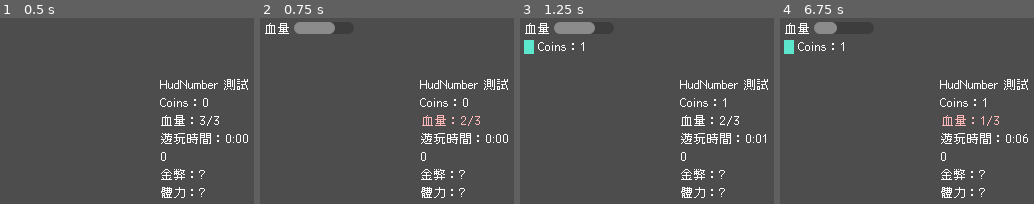
Above: before the commit, frames 1-4 (left to right).
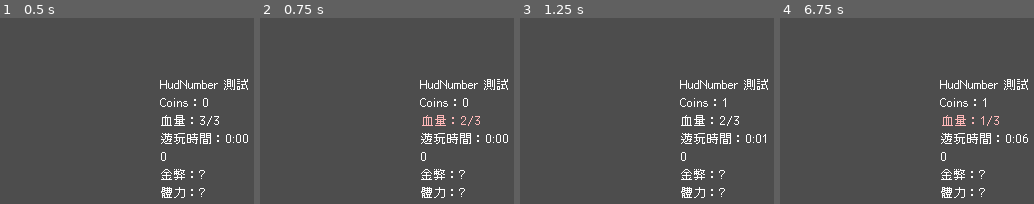
Above: after the commit, the same moments.

Repository: NTUT-NGDC/2D-Platformer-Template
Game: Godot game, scene res://tests/ui/HudNumberTest.tscn
Two runs of this game, one before a commit and one after it. Both use one fixed random seed, a clock stepped at 60 frames per second and the inputs below. This scene is started directly instead of the project's main scene. Sound files missing from this copy of the repository are replaced by a short silence.
Inputs (mouse positions are in pixels of both pictures, inside the frame that each line leads up to):
- Up to frame 1 (0.5 s): no input
- Up to frame 2 (0.75 s): tap Enter at 0.5 s; move the mouse to (outside the picture) at 0.52 s; hold Right (move_right) from 0.53 s (still down); tap H at 0.6 s; click (outside the picture) at 0.67 s
- Up to frame 3 (1.25 s): keep holding Right (move_right); tap Space (jump) at 0.77 s; tap C at 0.8 s
- Up to frame 4 (6.75 s): release Right (move_right) at 1.25 s; tap R (restart) at 1.25, 2, 2.75, 3.5, 5 s; drag from (924, 166) to (outside the picture) at 1.27 s; move the mouse to (outside the picture) at 2.02 s; hold Left (move_left) 2.03-2.75 s; tap K at 2.1 s; click (outside the picture) at 2.17 s; tap G at 2.3 s; drag from (outside the picture) to (876, 112) at 2.77 s; move the mouse to (outside the picture) at 3.52 s; hold Right (move_right) 3.53-4.25 s; tap T at 3.6 s; click (outside the picture) at 3.67 s; tap Space (jump) at 3.77 s; tap Y at 3.8 s; drag from (876, 112) to (947, 84) at 4.27 s; move the mouse to (outside the picture) at 5.02 s; hold Right (move_right) 5.03-5.75 s; tap U at 5.1 s; click (outside the picture) at 5.17 s; tap L at 5.3 s; drag from (947, 84) to (924, 166) at 5.77 s; move the mouse to (outside the picture) at 6.52 s; hold Left (move_left) from 6.53 s (still down); tap H at 6.6 s; click (outside the picture) at 6.67 s

Frame 1 is identical in both runs. In frame 2, 1.2% of the frame differs, in the area x 1-30%, y 2-9%; in frame 3, 1.7%, in the area x 1-30%, y 2-20%; in frame 4, 1.2%.

Commit message:
U173 HudTemplate 範本（血量條＋金幣）；StatsHud 改用範本、照原本規則出現，學員 HUD 認領的列讓位（claims_changed）；學員 HUD 直接拖進關卡（接法 B），同一種畫面放兩個時編輯器與執行時警告；HudNumber「只有名字」；認領換位置不放掉；HudTemplateTest
Co-Authored-By: Claude Opus 5.5 <noreply@anthropic.com>

Diff:
--- a/autoload/HudData.gd
+++ b/autoload/HudData.gd
@@ -13,6 +13,8 @@
 const TIMELINE := "時間軸"        # Timeline 公開（場景裡第一個時間軸的秒數）
 
 signal source_changed(source_name: String)
+# 有來源被認領或放掉時發出，預設 HUD 用它決定哪幾列要讓位
+signal claims_changed
 
 var _values: Dictionary = {}      # 來源名稱 -> float
 var _max_values: Dictionary = {}  # 來源名稱 -> float，0 代表沒有上限
@@ -66,19 +68,23 @@
 func get_source_names() -> Array:
 	return _values.keys()
 
-# 學員的 HUD 零件認領一個來源，表示「這個我來顯示」；零件離開場景時自動放掉
+# 學員的 HUD 零件認領一個來源，表示「這個我來顯示」；零件真的離開場景時自動放掉
+# （只是換位置，例如 UIRoot 自己移進 CanvasLayer，不算離開）
 func claim(source_name: String, by: Node) -> void:
 	var owners: Array = _claims.get(source_name, [])
 	if by in owners:
 		return
 	owners.append(by)
 	_claims[source_name] = owners
-	by.tree_exiting.connect(_release.bind(source_name, by), CONNECT_ONE_SHOT)
+	var on_exit := _on_claimer_exiting.bind(source_name, by)
+	if not by.tree_exiting.is_connected(on_exit):
+		by.tree_exiting.connect(on_exit)
+	claims_changed.emit()
 
 # 這個來源有沒有被學員的 HUD 認領，預設 UI 顯示前先問這個，被認領的就不顯示
 func is_claimed(source_name: String) -> bool:
 	for n in _claims.get(source_name, []):
-		if is_instance_valid(n):
+		if is_instance_valid(n) and n.is_inside_tree():
 			return true
 	return false
 
@@ -96,7 +102,14 @@
 func _on_player_died() -> void:
 	publish(DEATHS, get_value(DEATHS) + 1.0)
 
-# 認領的零件離開場景時放掉它的認領
-func _release(source_name: String, by: Node) -> void:
+# 認領的零件離開場景樹：等下一幀再看，沒有回到樹上（被刪掉、被拿走）才放掉它的認領
+func _on_claimer_exiting(source_name: String, by: Node) -> void:
+	_check_release.call_deferred(source_name, by)
+
+# 零件已經不在場景樹上就放掉它的認領（by 不標型別：零件可能已經被刪掉，被刪掉的節點傳不進 Node 型別的參數）
+func _check_release(source_name: String, by) -> void:
+	if is_instance_valid(by) and by.is_inside_tree():
+		return
 	var owners: Array = _claims.get(source_name, [])
 	owners.erase(by)
+	claims_changed.emit()
--- a/autoload/StatsHud.gd
+++ b/autoload/StatsHud.gd
@@ -1,49 +1,52 @@
 extends Node
 
-# Stats 的畫面呈現：訂閱 Stats.value_changed 自動同步，Stats 本身不知道這裡的存在。
-# 學員不用擺任何 UI 節點。ValueSettings 把 show_in_hud 打開的種類一開場就顯示；
-# 沒有 ValueSettings 的種類，第一次被實際加減到時才生出對應的那一列。
+# Stats 的預設畫面：用 ui/templates/HudTemplate.tscn 範本顯示在左上角，學員不用擺任何 UI 節點。
+# ValueSettings 把 show_in_hud 打開的種類一開場就顯示；沒有 ValueSettings 的種類，第一次被實際加減到時才出現。
+# 範本裡有的種類（血量、金幣）用範本那一列，其他種類自動多生一列「圖示＋數字」。
+# 學員的 HUD 有顯示某個數值時（HudData 有人認領），預設的那一列讓位藏起來。
+# 另外提供畫面角落的共用容器，給機制卡、零件放自己的預設 UI。
+
+const _TEMPLATE := preload("res://ui/templates/HudTemplate.tscn")
+const _NUMBER := preload("res://ui/HudNumber.tscn")
 
 var _hud: CanvasLayer = null
-var _hud_container: VBoxContainer = null
-var _bars: Dictionary = {}    # kind(String) -> ProgressBar，血量這種特殊種類用這個
-var _labels: Dictionary = {}  # kind(String) -> Label，其他種類用這個顯示「名稱：數字」
-var _titles: Dictionary = {}  # kind(String) -> Label，血條前面的名字
+var _rows_box: Container = null
+var _rows: Dictionary = {}   # kind(String) -> 那一列的 Control
+var _seen: Dictionary = {}   # kind(String) -> true：已經該出現了（設定成顯示，或被用到過）
 var _corner_layer: CanvasLayer = null
 var _corners: Dictionary = {}  # 角落 -> VBoxContainer，機制卡、零件的預設 UI 放這裡自動上下排
 
 const CORNER_TOP_RIGHT := 0
 const CORNER_BOTTOM_LEFT := 1
 
-# 開始監聽 Stats 的數值變動與設定
+# 開始監聽 Stats 的數值變動與設定、學員 HUD 的認領
 func _ready() -> void:
 	Stats.value_changed.connect(_on_value_changed)
 	Stats.configured.connect(_on_configured)
+	HudData.claims_changed.connect(_refresh_visibility)
 
-# ValueSettings 套用設定：show_in_hud 打開就立刻顯示這一列，關掉就把已經顯示的那一列藏起來
+# ValueSettings 套用設定：show_in_hud 打開就立刻顯示這一列，關掉就藏起來
 func _on_configured(kind: String) -> void:
 	if Stats.is_hud_visible(kind):
-		if not _bars.has(kind) and not _labels.has(kind):
-			_add_row(kind)
-		_set_row_visible(kind, true)
-		_refresh_row(kind)
-	else:
-		_set_row_visible(kind, false)
+		_seen[kind] = true
+		_ensure_row(kind)
+	_refresh_visibility()
 
-# 數值變動時：第一次看到這個種類就先生一列出來，然後把畫面同步成最新的值。
+# 數值變動時：第一次看到這個種類就讓它出現（範本沒有的種類先生一列）。
 # ValueSettings 把 show_in_hud 關掉的種類永遠不出現在畫面上。
 func _on_value_changed(kind: String, _old_value: int, _new_value: int) -> void:
 	if not Stats.is_hud_visible(kind):
 		return
-	if not _bars.has(kind) and not _labels.has(kind):
-		_add_row(kind)
-	_refresh_row(kind)
+	_seen[kind] = true
+	_ensure_row(kind)
+	_refresh_visibility()
 
-# 顯示或藏起某個種類那一列，還沒生出來就不處理
-func _set_row_visible(kind: String, row_visible: bool) -> void:
-	var control: Control = _bars.get(kind, _labels.get(kind, null))
-	if control != null:
-		control.get_parent().visible = row_visible
+# 每一列要不要顯示：該出現了、沒被設定成不顯示、沒被學員的 HUD 認領
+func _refresh_visibility() -> void:
+	for kind in _rows:
+		var row: Control = _rows[kind]
+		if is_instance_valid(row):
+			row.visible = _seen.has(kind) and Stats.is_hud_visible(kind) and not HudData.is_claimed(kind)
 
 # 拿到畫面某個角落的共用容器：機制卡、零件把自己的預設 UI 加進來，好幾個同時出現時自動上下排、不會疊在一起。
 # 加進來的東西屬於這裡，不會跟著卡片一起刪掉，卡片被拔掉時要自己 queue_free 掉
@@ -77,49 +80,52 @@
 	_corners[corner] = box
 	return box
 
-# 建立 HUD 用的 CanvasLayer，只在第一次真的需要顯示東西時才做
+# 第一次真的需要顯示東西時，把範本生出來放進自己的 CanvasLayer；範本裡每一列先藏起來，記下是哪個種類
 func _ensure_hud() -> void:
 	if _hud != null:
 		return
 	_hud = CanvasLayer.new()
 	add_child(_hud)
-	_hud_container = VBoxContainer.new()
-	_hud_container.position = Vector2(4, 4)
-	_hud.add_child(_hud_container)
+	var root: Control = _TEMPLATE.instantiate()
+	_mark_default(root)
+	_hud.add_child(root)
+	_rows_box = root.get_node("Rows")
+	for row in _rows_box.get_children():
+		var kind := _row_kind(row)
+		if kind != "":
+			_rows[kind] = row
+			row.visible = false
 
-# 幫某個種類在 HUD 加一列；血量用血條，其他種類用「圖示＋數字」
-func _add_row(kind: String) -> void:
+# 這個種類還沒有對應的一列就生一列「圖示＋數字」（圖示顏色依名稱固定，同一個種類每次都一樣）
+func _ensure_row(kind: String) -> void:
 	_ensure_hud()
+	if _rows.has(kind):
+		return
 	var row := HBoxContainer.new()
-	if kind == Stats.HEALTH_KIND:
-		var title := Label.new()
-		_titles[kind] = title
-		var bar := ProgressBar.new()
-		bar.custom_minimum_size = Vector2(60, 12)
-		bar.show_percentage = false
-		row.add_child(title)
-		row.add_child(bar)
-		_bars[kind] = bar
-	else:
-		var icon := ColorRect.new()
-		icon.custom_minimum_size = Vector2(10, 10)
-		var hue: float = float(absi(hash(kind)) % 360) / 360.0
-		icon.color = Color.from_hsv(hue, 0.6, 0.9)
-		var label := Label.new()
-		row.add_child(icon)
-		row.add_child(label)
-		_labels[kind] = label
-	_hud_container.add_child(row)
+	row.mouse_filter = Control.MOUSE_FILTER_IGNORE
+	var icon := ColorRect.new()
+	icon.custom_minimum_size = Vector2(10, 10)
+	icon.mouse_filter = Control.MOUSE_FILTER_IGNORE
+	var hue: float = float(absi(hash(kind)) % 360) / 360.0
+	icon.color = Color.from_hsv(hue, 0.6, 0.9)
+	row.add_child(icon)
+	var number: Control = _NUMBER.instantiate()
+	number.kind = kind
+	row.add_child(number)
+	_mark_default(row)
+	row.visible = false
+	_rows_box.add_child(row)
+	_rows[kind] = row
 
-# 把某個種類那一列的畫面內容同步成 Stats 目前的數值與顯示名稱
-func _refresh_row(kind: String) -> void:
-	if _titles.has(kind):
-		_titles[kind].text = Stats.get_display_name(kind)
-	if _bars.has(kind):
-		var bar: ProgressBar = _bars[kind]
-		var max_value := Stats.get_max_value(kind)
-		bar.max_value = max_value if max_value > 0 else max(Stats.get_value(kind), 1)
-		bar.value = Stats.get_value(kind)
-	elif _labels.has(kind):
-		var label: Label = _labels[kind]
-		label.text = "%s：%d" % [Stats.get_display_name(kind), Stats.get_value(kind)]
+# 一列裡第一個顯示「數值」的零件綁的是哪個種類，找不到就回傳空字串
+func _row_kind(row: Node) -> String:
+	for child in row.get_children():
+		if "source" in child and "kind" in child and child.source == HudBinding.SOURCE_VALUE:
+			return NameCheck.clean(child.kind)
+	return ""
+
+# 把預設 HUD 裡的節點都標上 meta：零件不認領來源，UIRoot 不算學員的自訂畫面
+func _mark_default(node: Node) -> void:
+	node.set_meta(HudBinding.DEFAULT_META, true)
+	for child in node.get_children():
+		_mark_default(child)
--- /dev/null
+++ b/tests/ui/HudTemplateTest.tscn
@@ -0,0 +1,15 @@
+[gd_scene format=3]
+
+[ext_resource type="Script" path="res://tests/ui/_scripts/HudTemplateTest.gd" id="1"]
+[ext_resource type="PackedScene" path="res://blocks/ValueSettings.tscn" id="2"]
+
+[node name="HudTemplateTest" type="Node2D"]
+script = ExtResource("1")
+
+[node name="ValueSettings_Health" parent="." instance=ExtResource("2")]
+
+[node name="ValueSettings_Hidden" parent="." instance=ExtResource("2")]
+kind = "隱藏分數"
+start_value = 0
+max_value = 0
+show_in_hud = false
--- /dev/null
+++ b/tests/ui/MyHudExample.tscn
@@ -0,0 +1,31 @@
+[gd_scene format=3]
+
+[ext_resource type="Script" path="res://ui/_scripts/UIRoot.gd" id="1"]
+[ext_resource type="PackedScene" path="res://ui/HudBar.tscn" id="2"]
+[ext_resource type="PackedScene" path="res://ui/HudText.tscn" id="3"]
+
+[node name="MyHudExample" type="Control"]
+layout_mode = 3
+anchors_preset = 15
+anchor_right = 1.0
+anchor_bottom = 1.0
+grow_horizontal = 2
+grow_vertical = 2
+mouse_filter = 2
+script = ExtResource("1")
+palette = 4
+
+[node name="Title" parent="." instance=ExtResource("3")]
+layout_mode = 0
+offset_left = 330.0
+offset_top = 40.0
+offset_right = 420.0
+offset_bottom = 54.0
+text = "我的 HUD"
+
+[node name="HealthBar" parent="." instance=ExtResource("2")]
+layout_mode = 0
+offset_left = 330.0
+offset_top = 58.0
+offset_right = 470.0
+offset_bottom = 74.0
--- /dev/null
+++ b/tests/ui/_scripts/HudTemplateTest.gd
@@ -0,0 +1,43 @@
+extends Node2D
+
+# 手動驗證用：預設 HUD 改用範本、學員的 HUD 直接放進關卡時預設的一列一列讓位、放兩個的警告。
+# H 血量 -1、C 金幣 +1、K 鑰匙 +1、G 隱藏分數 +1、T 放進／拿掉自訂 HUD、Y 再放一個自訂 HUD
+
+const _MY_HUD := preload("res://tests/ui/MyHudExample.tscn")
+
+var _my_hud: Node = null
+
+# 印出操作說明
+func _ready() -> void:
+	print("[測試] ① 一開場左上角只有「血量」血條（ValueSettings 有勾 show_in_hud），跟以前的預設 HUD 一樣")
+	print("[測試] ② C：金幣第一次 +1 才出現「金幣：1」那一列；K：鑰匙第一次 +1 才多一列「鑰匙：1」（範本裡沒有，自動生）")
+	print("[測試] ③ G：隱藏分數 +1，畫面上不會出現（show_in_hud 沒勾）；H：血量 -1，血條變短")
+	print("[測試] ④ T：放進自訂 HUD（右上角粉紅色「我的 HUD」血條）——左上角的血量那一列藏起來，金幣、鑰匙照舊；再按 T 拿掉，血量那一列回來")
+	print("[測試] ⑤ 放著自訂 HUD 按 Y：再放一個，輸出面板警告「關卡裡已經有一個自訂HUD…不會用到」，畫面上不會多一個")
+	print("[測試] ⑥ 編輯器：打開 ui/templates/HudTemplate.tscn，長得跟遊戲中左上角一樣（血量條＋金幣）")
+
+# 除錯按鍵
+func _unhandled_input(event: InputEvent) -> void:
+	if not (event is InputEventKey and event.pressed and not event.echo):
+		return
+	match event.physical_keycode:
+		KEY_H:
+			Stats.add(Stats.HEALTH_KIND, -1)
+		KEY_C:
+			Stats.add("金幣", 1)
+		KEY_K:
+			Stats.add("鑰匙", 1)
+		KEY_G:
+			Stats.add("隱藏分數", 1)
+		KEY_T:
+			if is_instance_valid(_my_hud):
+				_my_hud.get_parent().queue_free() if _my_hud.get_parent() is CanvasLayer else _my_hud.queue_free()
+				_my_hud = null
+				print("[測試] 拿掉自訂 HUD")
+			else:
+				_my_hud = _MY_HUD.instantiate()
+				add_child(_my_hud)
+				print("[測試] 放進自訂 HUD")
+		KEY_Y:
+			add_child(_MY_HUD.instantiate())
+			print("[測試] 再放一個自訂 HUD")
--- a/ui/_scripts/HudBinding.gd
+++ b/ui/_scripts/HudBinding.gd
@@ -15,6 +15,8 @@
 	"脫殼次數": "Player → Mechanics 底下要有「脫殼」卡（Extra_Molt）",
 	"時間軸": "關卡裡要有時間軸（blocks/Timeline.tscn）",
 }
+# 預設 HUD（StatsHud 用範本生出來的）裡的零件會被標上這個 meta
+const DEFAULT_META := &"hud_default"
 # 這些來源是秒數，「數字」格式顯示到小數一位
 const SECOND_SOURCES := ["遊玩時間", "體力", "存活倒數", "時間軸"]
 
@@ -53,12 +55,14 @@
 		warnings.append(_not_found_message(clean_kind, kinds))
 	return warnings
 
-# 開始顯示：接上 HudData、認領這個來源、先畫一次目前的值；下一幀檢查來源到底存不存在
+# 開始顯示：接上 HudData、認領這個來源（預設 HUD 的零件不認領，不然預設的會自己讓位給自己）、
+# 先畫一次目前的值；下一幀檢查來源到底存不存在
 func start(source: int, kind: String) -> void:
 	_source_name = source_name_of(source, kind)
 	_base_modulate = _owner.modulate
 	HudData.source_changed.connect(_on_source_changed)
-	HudData.claim(_source_name, _owner)
+	if not _owner.get_meta(DEFAULT_META, false):
+		HudData.claim(_source_name, _owner)
 	_refresh(false)
 	_check_found.call_deferred(source)
 
@@ -112,8 +116,11 @@
 	var scene := _owner.get_tree().current_scene
 	return scene != null and _source_name in _scene_kinds(scene)
 
-# 下一幀檢查來源存不存在，不存在就印中文警告（列出現有的名稱、附近似名稱建議）
+# 下一幀檢查來源存不存在，不存在就印中文警告（列出現有的名稱、附近似名稱建議）；
+# 預設 HUD 的零件不警告（還沒用到的種類那一列本來就藏著）
 func _check_found(source: int) -> void:
+	if _owner.get_meta(DEFAULT_META, false):
+		return
 	if HudData.has_source(_source_name) or _in_scene_kinds():
 		return
 	var message: String
--- a/ui/_scripts/HudNumber.gd
+++ b/ui/_scripts/HudNumber.gd
@@ -23,8 +23,8 @@
 	set(value):
 		kind = value
 		_refresh_editor()
-## 怎麼顯示：數字（12）、數字／上限（3/5）、分:秒（1:05，適合時間）
-@export_enum("數字", "數字/上限", "分:秒") var format: int = 0:
+## 怎麼顯示：數字（12）、數字／上限（3/5）、分:秒（1:05，適合時間）、只有名字（當標題用，例如血條前面的「血量」）
+@export_enum("數字", "數字/上限", "分:秒", "只有名字") var format: int = 0:
 	set(value):
 		format = value
 		_refresh_editor()
@@ -41,6 +41,7 @@
 const _FORMAT_NUMBER := 0
 const _FORMAT_OF_MAX := 1
 const _FORMAT_CLOCK := 2
+const _FORMAT_NAME_ONLY := 3
 
 var _binding: HudBinding = null
 
@@ -81,6 +82,8 @@
 
 # 依格式組出要顯示的文字
 func _compose(number_text: String, value: float, max_value: float, found: bool) -> String:
+	if format == _FORMAT_NAME_ONLY:
+		return _display_name()
 	var body := number_text
 	if found and format == _FORMAT_OF_MAX and max_value > 0.0:
 		body = "%s/%s" % [number_text, _binding.format_number(max_value) if _binding else str(roundi(max_value))]
--- a/ui/_scripts/UIRoot.gd
+++ b/ui/_scripts/UIRoot.gd
@@ -36,6 +36,7 @@
 
 # 每一種畫面放在哪一層：數字越大蓋在越上面（跟原本的預設 UI 一樣）
 const _LAYERS := [1, 20, 10]
+const _KIND_NAMES := ["HUD", "暫停選單", "過關畫面"]
 
 # 每套配色的顏色：text 字、dim 次要的字、panel 底色、button 按鈕、hover 滑過、pressed 按下、accent 條和拉桿、back 條的底
 const _PALETTES := [
@@ -50,12 +51,25 @@
 		"hover": Color("ffb0d2"), "pressed": Color("f598c0"), "accent": Color("ff6fae"), "back": Color("ffe0ee") },
 ]
 
-# 套用配色與字型、決定暫停時能不能動；遊戲中不在 CanvasLayer 底下的話移進一個
+# 套用配色與字型、決定暫停時能不能動；學員的同一種畫面已經有一個的話自己刪掉並警告；
+# 遊戲中不在 CanvasLayer 底下的話移進一個
 func _ready() -> void:
 	mouse_filter = Control.MOUSE_FILTER_IGNORE
 	_apply_process_mode()
 	_apply_theme()
-	if not Engine.is_editor_hint() and not get_parent() is CanvasLayer:
+	if Engine.is_editor_hint():
+		return
+	if not get_meta(HudBinding.DEFAULT_META, false):
+		var group := "custom_ui_%d" % kind
+		var first := get_tree().get_first_node_in_group(group)
+		if first != null:
+			var message := "關卡裡已經有一個自訂%s「%s」，「%s」不會用到，先拿掉" % [_KIND_NAMES[kind], first.name, name]
+			push_warning("[%s] %s" % [name, message])
+			printerr("⚠ [%s] %s" % [name, message])
+			queue_free()
+			return
+		add_to_group(group)
+	if not get_parent() is CanvasLayer:
 		_move_to_layer.call_deferred()
 
 # theme 由欄位自動產生：不存進場景檔、Inspector 也不顯示，學員改字型配色用上面的欄位
@@ -72,8 +86,21 @@
 	var scene_root := get_tree().edited_scene_root
 	if scene_root == null or scene_root == self:
 		return warnings
+	var first := _first_of_kind(scene_root)
+	if first != null and first != self:
+		warnings.append("關卡裡已經有一個自訂%s「%s」，這個不會用到：一個關卡只能放一個%s" % [_KIND_NAMES[kind], first.name, _KIND_NAMES[kind]])
 	_collect_warnings(self, scene_root, warnings)
 	return warnings
+
+# 關卡裡第一個跟自己同一種畫面的 UIRoot（照場景樹由上到下的順序）
+func _first_of_kind(node: Node) -> UIRoot:
+	if node is UIRoot and node.kind == kind:
+		return node
+	for child in node.get_children():
+		var found := _first_of_kind(child)
+		if found != null:
+			return found
+	return null
 
 # 往下找顯示零件，把它們在這個關卡裡的設定錯誤加上零件名稱收集起來
 func _collect_warnings(node: Node, scene_root: Node, warnings: PackedStringArray) -> void:
--- /dev/null
+++ b/ui/templates/HudTemplate.tscn
@@ -0,0 +1,48 @@
+[gd_scene format=3]
+
+[ext_resource type="Script" path="res://ui/_scripts/UIRoot.gd" id="1"]
+[ext_resource type="PackedScene" path="res://ui/HudNumber.tscn" id="2"]
+[ext_resource type="PackedScene" path="res://ui/HudBar.tscn" id="3"]
+
+[node name="HudTemplate" type="Control"]
+layout_mode = 3
+anchors_preset = 15
+anchor_right = 1.0
+anchor_bottom = 1.0
+grow_horizontal = 2
+grow_vertical = 2
+mouse_filter = 2
+script = ExtResource("1")
+
+[node name="Rows" type="VBoxContainer" parent="."]
+layout_mode = 0
+offset_left = 4.0
+offset_top = 4.0
+offset_right = 104.0
+offset_bottom = 36.0
+mouse_filter = 2
+
+[node name="HealthRow" type="HBoxContainer" parent="Rows"]
+layout_mode = 2
+mouse_filter = 2
+
+[node name="Title" parent="Rows/HealthRow" instance=ExtResource("2")]
+layout_mode = 2
+kind = "血量"
+format = 3
+
+[node name="Bar" parent="Rows/HealthRow" instance=ExtResource("3")]
+layout_mode = 2
+
+[node name="CoinRow" type="HBoxContainer" parent="Rows"]
+layout_mode = 2
+mouse_filter = 2
+
+[node name="Icon" type="ColorRect" parent="Rows/CoinRow"]
+custom_minimum_size = Vector2(10, 10)
+layout_mode = 2
+mouse_filter = 2
+color = Color(0.36, 0.9, 0.801, 1)
+
+[node name="Coin" parent="Rows/CoinRow" instance=ExtResource("2")]
+layout_mode = 2
Not shown, added: tests/ui/_scripts/HudTemplateTest.gd.uid
Not shown, changed: documents/04_skin_and_ui.md
Not shown, changed: documents/progress.md
